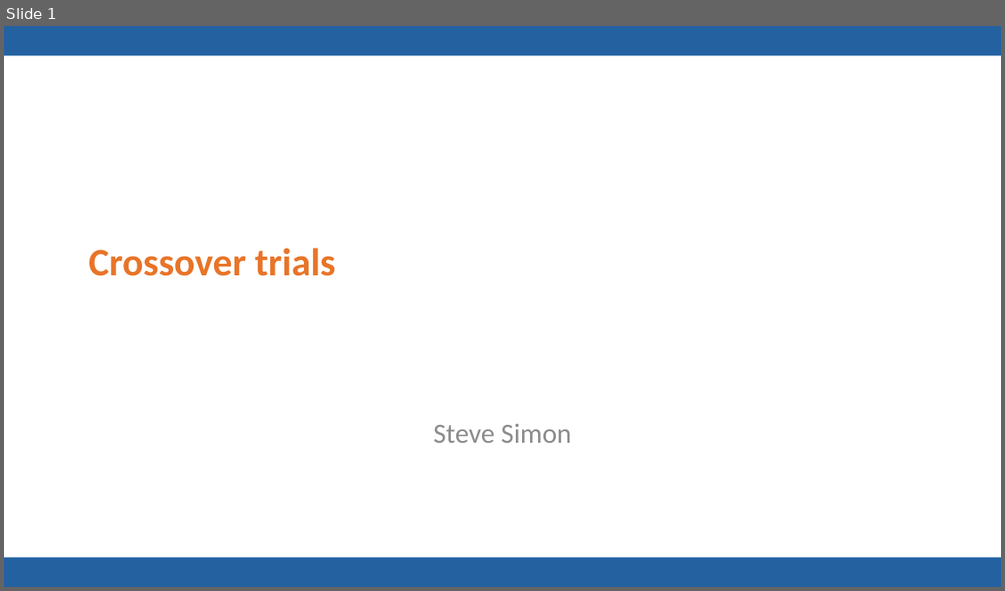
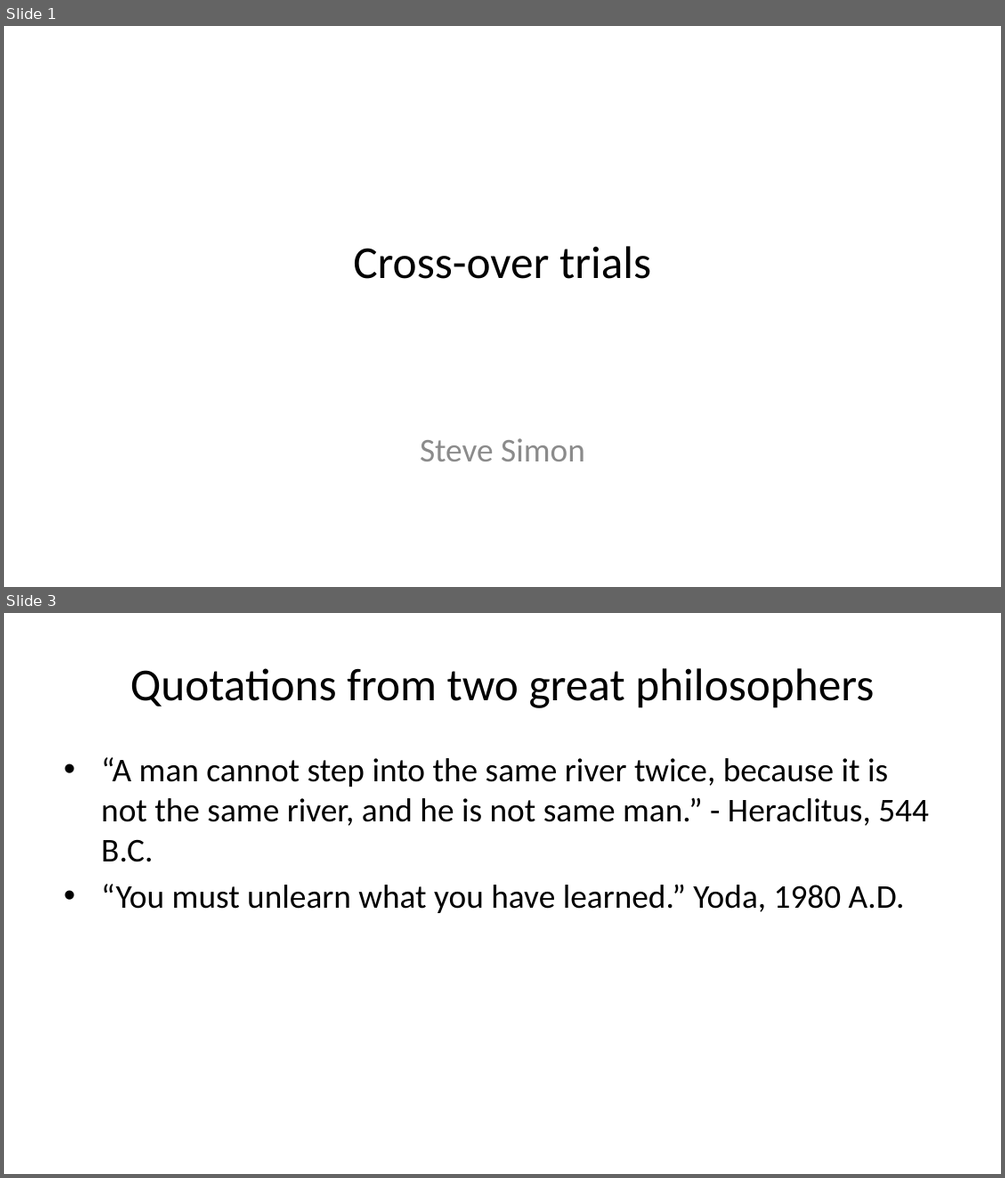
Before and after one commit to pmean/talks, a slide deck: cross-over/results/cross-over-slides-and-speaker-notes.pptx. Shown one above the other, each under a label of ours: slide 1 before the commit, slides 1 and 3 after it; the slides between them are not shown. The pictures are 1005x591 and 1005x1178 pixels, drawn with LibreOffice and Linux fonts; fonts in the diff are those of the drawing; background and template pictures are left out. Boxes give left, top, right and bottom in pixels: in the first picture for what was removed or moved away, otherwise in the second. Text is boxed around its words. In the diff, an @@ line names an element or a change of style, - is before the commit and + after.

```diff
--- a/cross-over/results/cross-over-slides-and-speaker-notes.pptx
+++ b/cross-over/results/cross-over-slides-and-speaker-notes.pptx
@@ slide 3 added at bbox=[4, 613, 1001, 1174], background #FFFFFF @@
@@ title added at bbox=[130, 668, 874, 708], 33 pt, text #000000 @@
+Quotations from two great philosophers
@@ text added at bbox=[101, 757, 929, 913], 24 pt, text #000000 @@
+• “A man cannot step into the same river twice, because it is not the same river, and he is not same man.” - Heraclitus, 544 B.C.
+• “You must unlearn what you have learned.” Yoda, 1980 A.D.
@@ slide 1 changed as well @@
@@ rectangle removed at bbox=[4, 26, 1001, 56] @@
@@ title at bbox=[353, 246, 651, 279]: text changed; size 28 to 33 pt; text colour #E87427 to #000000; bold off @@
-Crossover trials
+Cross-over trials
@@ subtitle "Steve Simon" at bbox=[420, 438, 585, 461]: size 20 to 24 pt @@
@@ rectangle removed at bbox=[4, 557, 1001, 587] @@
```
Also in this commit, not shown: 4 other slides changed, 44 other slides added, 9 slides removed, 9 other files.
